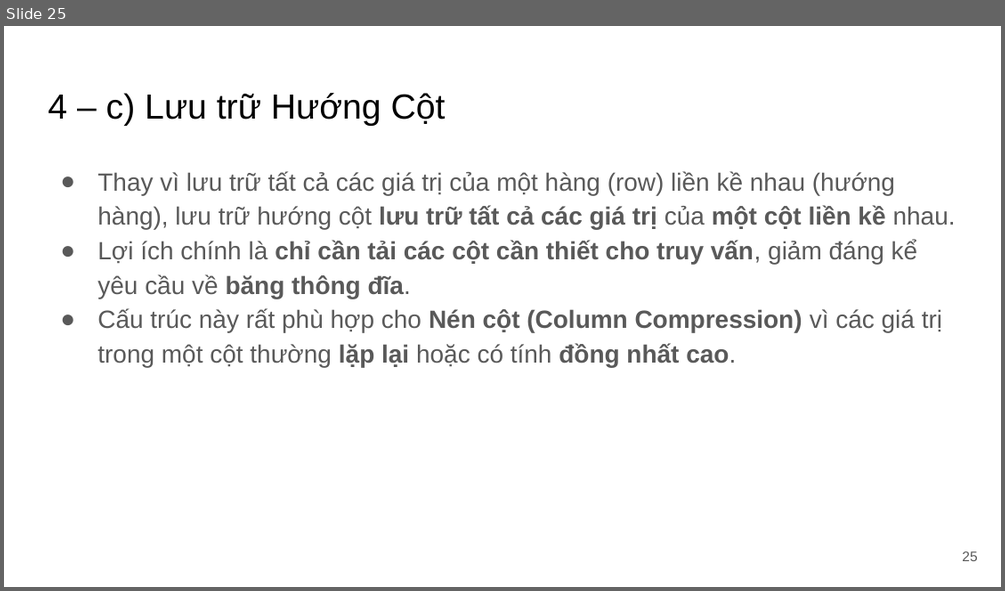
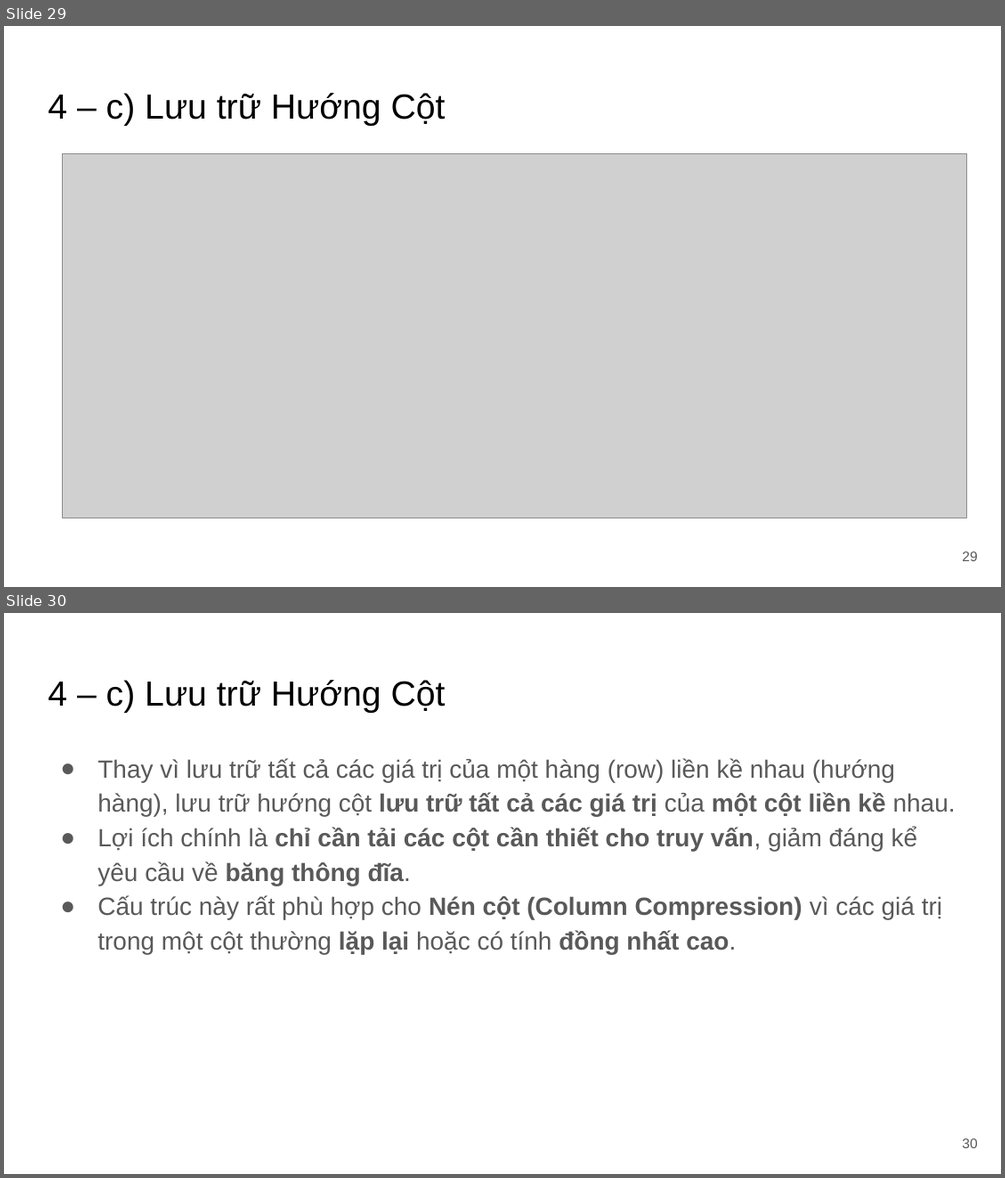
Before and after one commit to TrinhHuuTho/Big_Data, a slide deck: Presentation/Slide.pptx. Shown one above the other, each under a label of ours: slide 25 before the commit, slides 29 and 30 after it. The pictures are 1005x591 and 1005x1178 pixels, drawn with LibreOffice and Linux fonts; fonts in the diff are those of the drawing; grey boxes stand for pictures. Boxes give left, top, right and bottom in pixels: in the first picture for what was removed or moved away, otherwise in the second. Text is boxed around its words. In the diff, an @@ line names an element or a change of style, - is before the commit and + after.

```diff
--- a/Presentation/Slide.pptx
+++ b/Presentation/Slide.pptx
@@ slide 29 added at (x1=4, y1=26, x2=1001, y2=587), background #FFFFFF @@
@@ title added at (x1=48, y1=93, x2=445, y2=126), 25.2 pt, text #000000 @@
+4 – c) Lưu trữ Hướng Cột
@@ picture added at (x1=63, y1=153, x2=967, y2=517) @@
@@ page number added at (x1=962, y1=551, x2=977, y2=561), 10 pt, text #595959 @@
+29
@@ what was slide 25 is now slide 30 @@
@@ page number at (x1=962, y1=1138, x2=977, y2=1148): text changed @@
-25
+30
```
Also in this commit, not shown: 4 other slides added, 26 other files.
